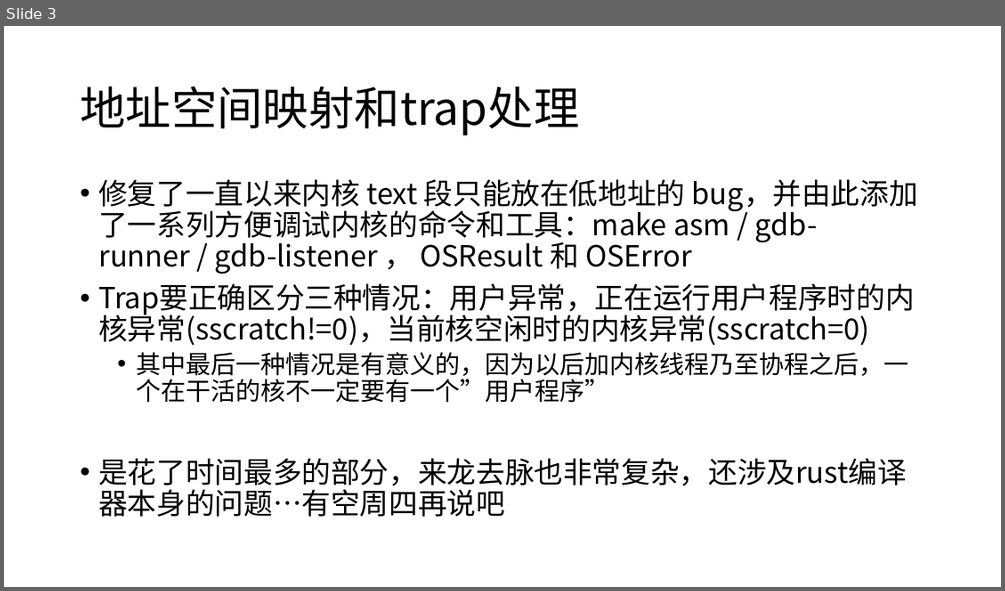
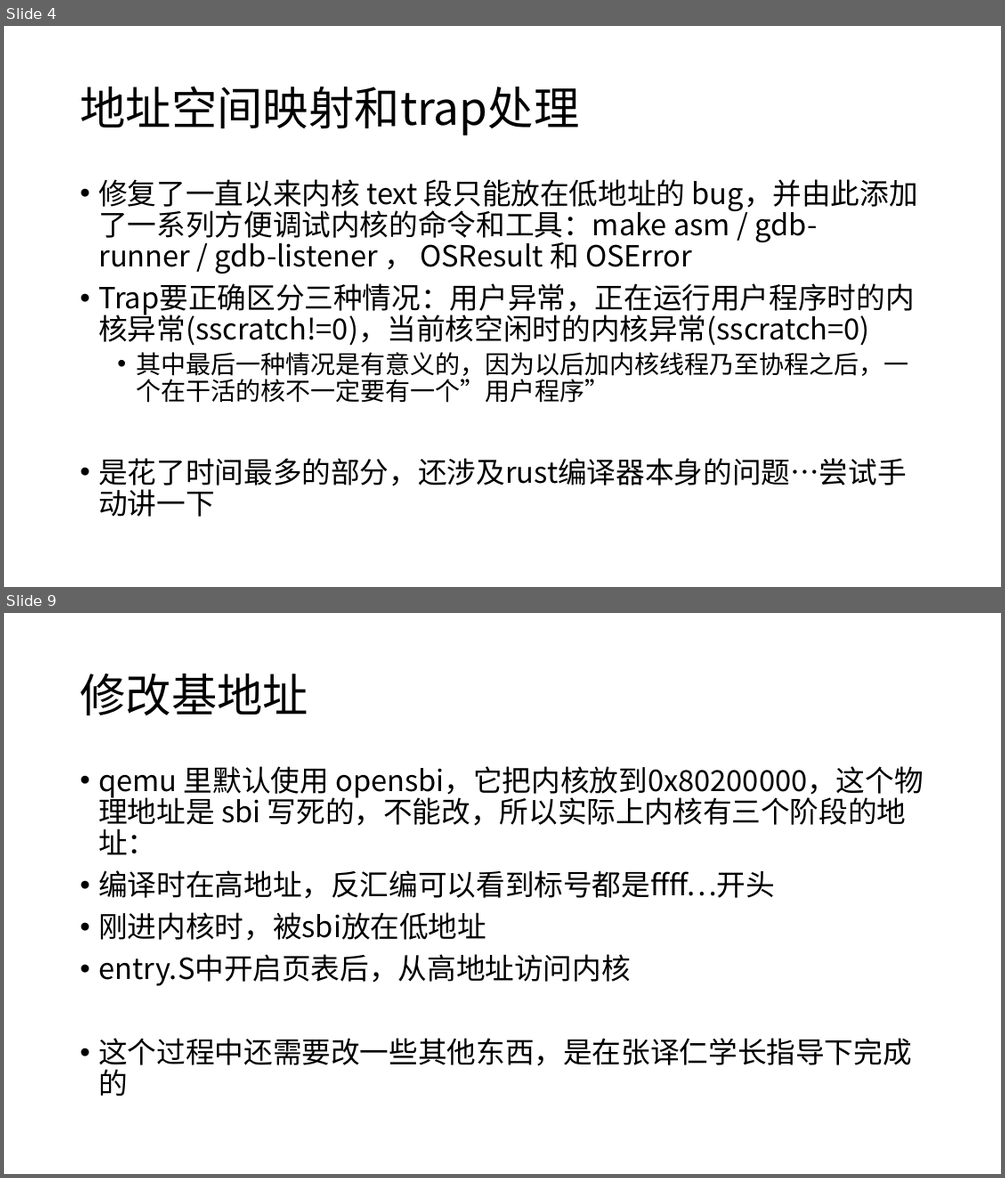
Before and after one commit to scPointer/maturin, a slide deck: repo/0507.pptx. Shown one above the other, each under a label of ours: slide 3 before the commit, slides 4 and 9 after it; the slides between them are not shown. The pictures are 1005x591 and 1005x1178 pixels, drawn with LibreOffice and Linux fonts; fonts in the diff are those of the drawing. Boxes give left, top, right and bottom in pixels: in the first picture for what was removed or moved away, otherwise in the second. Text is boxed around its words. In the diff, an @@ line names an element or a change of style, - is before the commit and + after.

```diff
--- a/repo/0507.pptx
+++ b/repo/0507.pptx
@@ slide 9 added at (4,613,1001,1174), background #FFFFFF @@
@@ title added at (80,674,308,715), 44 pt, text #000000 @@
+修改基地址
@@ text added at (98,766,922,1095), 28 pt, text #000000 @@
+• qemu 里默认使用 opensbi，它把内核放到0x80200000，这个物理地址是 sbi 写死的，不能改，所以实际上内核有三个阶段的地址：
+• 编译时在高地址，反汇编可以看到标号都是ffff…开头
+• 刚进内核时，被sbi放在低地址
+• entry.S中开启页表后，从高地址访问内核
+• 这个过程中还需要改一些其他东西，是在张译仁学长指导下完成的
@@ what was slide 3 is now slide 4 @@
@@ slide 4 changed as well @@
@@ text at (98,458,906,516): text changed @@
-• 是花了时间最多的部分，来龙去脉也非常复杂，还涉及rust编译器本身的问题…有空周四再说吧
+• 是花了时间最多的部分，还涉及rust编译器本身的问题…尝试手动讲一下
```
Also in this commit, not shown: 4 other slides changed, 8 other slides added, 1 other file.
